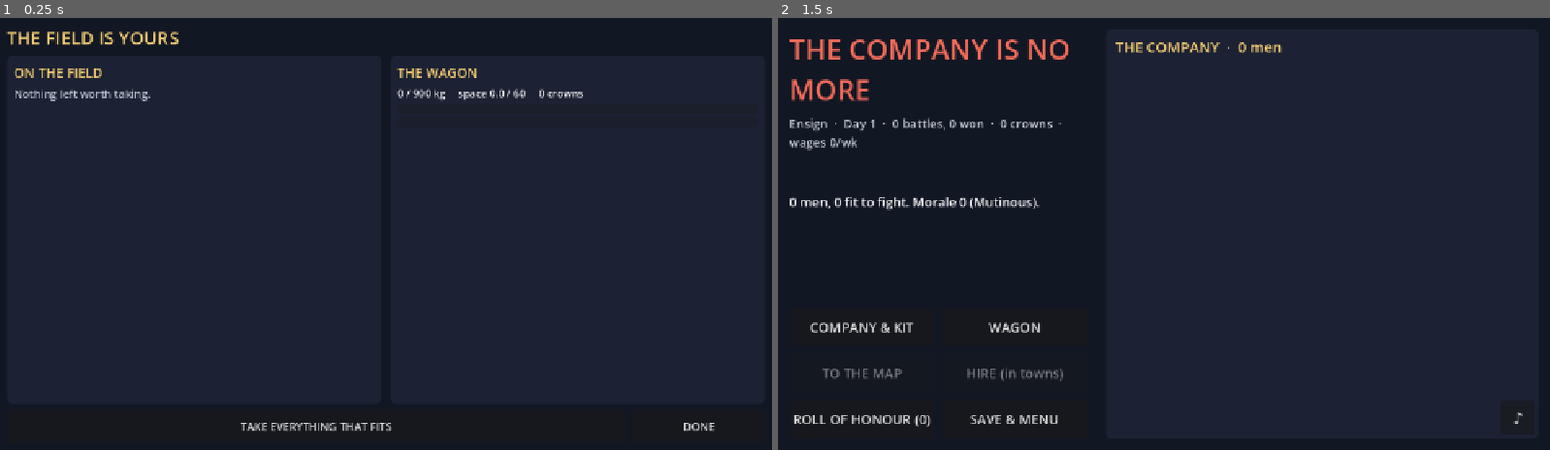
Above: before the commit, frames 1-2 (left to right).
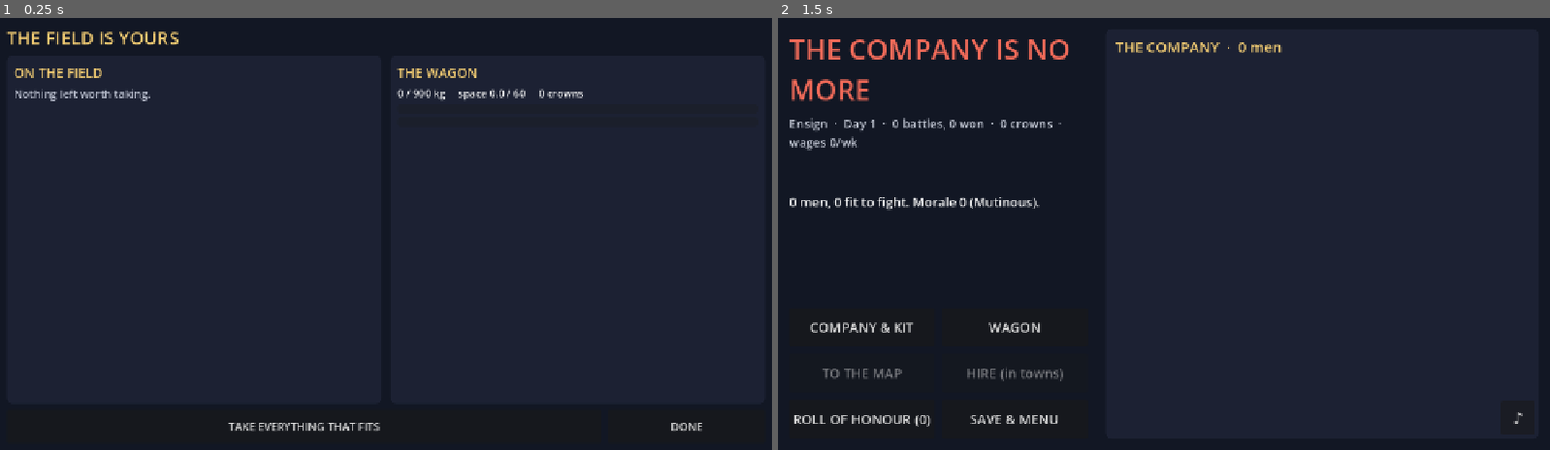
Above: after the commit, the same moments.

Repository: cavaleirobrancopensante/MusketFPS
Game: Godot game, scene res://scenes/loot.tscn
Same seed, same stepped clock (60 frames per second), same inputs: the game is played once before the commit and once after it. This scene is started directly instead of the project's main scene.
Inputs:
- Up to frame 1 (0.25 s): no input
- Up to frame 2 (1.5 s): click "TAKE EVERYTHING THAT FITS" at 0.5 s; click "DONE" at 1.25 s

The runs differ from the first frame. In frame 1, 0.4% of the frame differs, in the area x 29-93%, y 93-96%; in frame 2, nothing differs.

Commit message:
Kit of the fallen that won't fit stays on the field, marked as ours
Co-Authored-By: Claude Opus 5.5 <noreply@anthropic.com>
Claude-Session: https://claude.ai/code/session_01HuFGXcEGY55MGcQ6NUu6tq

Diff:
--- a/scripts/company.gd
+++ b/scripts/company.gd
@@ -345,9 +345,10 @@
 			summary["fallen"].append(title(m))
 			if recover:
 				# His comrades carry his kit back to the wagon.
-				var back := recover_kit(m, true)
-				if back != "":
-					summary.get_or_add("kit_home", []).append("%s: %s" % [title(m), back])
+				var back := recover_kit(m)
+				if back[0] != "":
+					summary.get_or_add("kit_home", []).append("%s: %s" % [title(m), back[0]])
+				summary["kit_left"] = int(summary.get("kit_left", 0)) + int(back[1])
 			continue
 		var gained := XP_SURVIVE + XP_KILL * int(r["kills"]) + (XP_VICTORY if won else 0)
 		var old_level := Men.level(m)
@@ -450,11 +451,12 @@
 
 
 ## A dead man's kit and pack go back to the wagon, to arm the next man
-## (a native recruit, say). Whatever won't fit goes on the loot pile when
-## there is one (after a won fight, where you can make room), or is left
-## behind. Returns what was stowed, e.g. "musket, bayonet, hat, 18 cartridges".
-func recover_kit(m: Dictionary, overflow_to_loot := false) -> String:
+## (a native recruit, say). Whatever won't fit stays on the loot pile, marked
+## as ours, so you can choose what to throw out of the wagon to make room
+## (the loot screen). Returns [what was stowed, how many things were left].
+func recover_kit(m: Dictionary) -> Array:
 	var got: Array = []
+	var left := 0
 	var gear: Dictionary = m.get("gear", {})
 	for slot in SLOTS:
 		var id := String(gear.get(slot, ""))
@@ -462,8 +464,9 @@
 			continue
 		if stow(id, 1) == 1:
 			got.append(item_name(id).to_lower())
-		elif overflow_to_loot:
-			_add_loot(id, 1)
+		else:
+			_add_loot(id, 1, true)
+			left += 1
 		gear[slot] = ""
 	var pack: Dictionary = m.get("pack", {})
 	for k in ["water", "rations", "ammo"]:
@@ -473,10 +476,11 @@
 		var k_in := stow(k, n)
 		if k_in > 0:
 			got.append(("water for %d day%s" % [k_in, "" if k_in == 1 else "s"]) if k == "water" else "%d %s" % [k_in, {"rations": "rations", "ammo": "cartridges"}[k]])
-		if k_in < n and overflow_to_loot:
-			_add_loot(k, n - k_in)
+		if k_in < n:
+			_add_loot(k, n - k_in, true)
+			left += 1
 		pack[k] = 0
-	return ", ".join(got)
+	return [", ".join(got), left]
 
 
 ## What the slain left behind: their weapons, hides and charms, and now and
@@ -496,12 +500,28 @@
 				_add_loot(String(row[0]), 1)
 
 
-func _add_loot(id: String, n: int) -> void:
+## `ours`: the kit of our own dead, kept apart from the enemy's leavings and
+## shown first on the loot screen.
+func _add_loot(id: String, n: int, ours := false) -> void:
 	for l in loot:
-		if l["id"] == id:
+		if l["id"] == id and bool(l.get("ours", false)) == ours:
 			l["n"] = int(l["n"]) + n
 			return
-	loot.append({"id": id, "n": n})
+	var e := {"id": id, "n": n}
+	if ours:
+		e["ours"] = true
+		loot.insert(0, e)
+	else:
+		loot.append(e)
+
+
+## How much of our own dead's kit is still on the pile.
+func ours_left() -> int:
+	var n := 0
+	for l in loot:
+		if bool(l.get("ours", false)):
+			n += int(l["n"])
+	return n
 
 
 func _strip_to_stores(m: Dictionary) -> void:
@@ -749,6 +769,7 @@
 ## "clean", "foul", or "" (a dry day).
 func _road_day(water := "random") -> Dictionary:
 	var day_notes := {"thirsty": 0, "hungry": 0, "sick": 0, "died": [], "unfair": false, "grog": 0, "dry": 0}
+	loot = [] # marching on leaves whatever you didn't take where it lay
 	# Water on the road today? Refill the barrels (and maybe they're foul).
 	if water == "random":
 		water = ("foul" if randf() < FOUL_WATER_CHANCE else "clean") if randf() < WATER_DAY_CHANCE else ""
@@ -823,7 +844,12 @@
 			fallen.append({"name": m["name"], "rank": RANKS[int(m["rank"])], "day": day,
 				"battles": m["battles"], "kills": m["kills"], "cause": cause})
 			var back := recover_kit(m)
-			day_notes["died"].append("%s (%s)%s" % [title(m), cause, "; his kit is in the wagon" if back != "" else ""])
+			var where := ""
+			if int(back[1]) > 0:
+				where = "; no room in the wagon for all his kit: CAMP, then LOOT THE FIELD"
+			elif back[0] != "":
+				where = "; his kit is in the wagon"
+			day_notes["died"].append("%s (%s)%s" % [title(m), cause, where])
 			roster.erase(m)
 	return day_notes
 
--- a/scripts/loot.gd
+++ b/scripts/loot.gd
@@ -20,6 +20,8 @@
 var _kg: ProgressBar
 var _space: ProgressBar
 var _load_l: Label
+var _done_b: Button
+var _confirm := false # DONE tapped once with our fallen's kit still on the field
 
 
 func _ready() -> void:
@@ -56,9 +58,9 @@
 	var all := _button("TAKE EVERYTHING THAT FITS", _take_all)
 	all.size_flags_horizontal = Control.SIZE_EXPAND_FILL
 	br.add_child(all)
-	var done := _button("DONE", _done)
-	done.custom_minimum_size.x = 220
-	br.add_child(done)
+	_done_b = _button("DONE", _done)
+	_done_b.custom_minimum_size.x = 260
+	br.add_child(_done_b)
 	_refresh()
 	if "--loottest" in OS.get_cmdline_user_args():
 		_self_test.call_deferred()
@@ -151,8 +153,12 @@
 		if room <= 0:
 			sub += "   ·   no room"
 		var desc := _what(id)
-		_field.add_child(_row("%s ×%d" % [Company.item_label(id), int(l["n"])], sub + desc,
-			[["TAKE", _take.bind(i, 1), room <= 0], ["ALL", _take.bind(i, 99999), room <= 0]]))
+		var ours := bool(l.get("ours", false))
+		var r := _row("%s ×%d%s" % [Company.item_label(id), int(l["n"]), "   (our fallen)" if ours else ""], sub + desc,
+			[["TAKE", _take.bind(i, 1), room <= 0], ["ALL", _take.bind(i, 99999), room <= 0]])
+		if ours:
+			(r.get_child(0).get_child(0) as Label).add_theme_color_override("font_color", GOLD)
+		_field.add_child(r)
 	var rows: Array = []
 	for k in Company.CONSUMABLES:
 		if int(Company.stores.get(k, 0)) > 0:
@@ -164,6 +170,8 @@
 		var step := 10 if String(r[0]) in ["rations", "water", "ammo", "rum"] else 1
 		_wagon.add_child(_row("%s ×%d" % [Company.item_label(r[0]), int(r[1])], "%.1f kg, %.1f space" % [w[0], w[1]],
 			[["DROP", _drop.bind(String(r[0]), step)]]))
+	_confirm = false
+	_done_b.text = "DONE"
 	var load := Company.wagon_load()
 	_load_l.text = "%d / %d kg     space %.1f / %.0f     %d crowns" % [int(load[0]), int(Company.WAGON_KG), load[1],
 		Company.WAGON_SPACE, Company.money]
@@ -196,19 +204,21 @@
 
 ## Load the most valuable things (for their weight) first, as far as they fit.
 func _take_all() -> void:
-	var order: Array = range(Company.loot.size())
-	order.sort_custom(func(a, b): return _worth(Company.loot[a]["id"]) > _worth(Company.loot[b]["id"]))
-	var ids: Array = order.map(func(k): return Company.loot[k]["id"])
-	for id in ids:
-		for i in Company.loot.size():
-			if Company.loot[i]["id"] == id:
-				Company.take_loot(i, 99999)
-				break
-	Company.save()
-	_refresh()
-
-
-static func _worth(id: String) -> float:
+	var order: Array = Company.loot.duplicate()
+	order.sort_custom(func(a, b): return _worth(a) > _worth(b))
+	for e in order:
+		var i: int = Company.loot.find(e)
+		if i >= 0:
+			Company.take_loot(i, 99999)
+	Company.save()
+	_refresh()
+
+
+## Our own dead's muskets and kit come right after powder and money.
+static func _worth(e: Dictionary) -> float:
+	var id := String(e["id"])
+	if bool(e.get("ours", false)) and id not in ["crowns", "ammo"]:
+		return 1e5 + _worth({"id": id})
 	match id:
 		"crowns": return 1e9
 		"ammo": return 1e6 # powder is beyond price in this land
@@ -220,6 +230,11 @@
 
 
 func _done() -> void:
+	var left := Company.ours_left()
+	if left > 0 and not _confirm:
+		_confirm = true
+		_done_b.text = "LEAVE %d OF OUR KIT?" % left
+		return
 	Company.loot = []
 	Company.save()
 	get_tree().change_scene_to_file(CAMP)
--- a/scripts/menu.gd
+++ b/scripts/menu.gd
@@ -44,7 +44,14 @@
 	if "--loottest" in args:
 		Company.new_campaign()
 		Company.apply_battle({"won": true, "slain": 40, "officer_kills": 2, "men": {}, "prologue": true})
-		Company.apply_battle({"won": true, "slain": 30, "officer_kills": 2, "men": {}, "enemy": "lizards"})
+		# A wagon packed to the brim and two men down: their kit can't all fit.
+		Company.stow("rations", 99999)
+		var men := {}
+		for m in Company.roster:
+			men[int(m["id"])] = {"status": "ok", "kills": 0}
+		for m in Company.roster.slice(0, 2):
+			men[int(m["id"])] = {"status": "killed", "kills": 0}
+		Company.apply_battle({"won": true, "slain": 30, "officer_kills": 2, "men": men, "enemy": "lizards"})
 		get_tree().change_scene_to_file.call_deferred("res://scenes/loot.tscn")
 		return
 	if "--plantest" in args:
Not shown, changed: README.md
